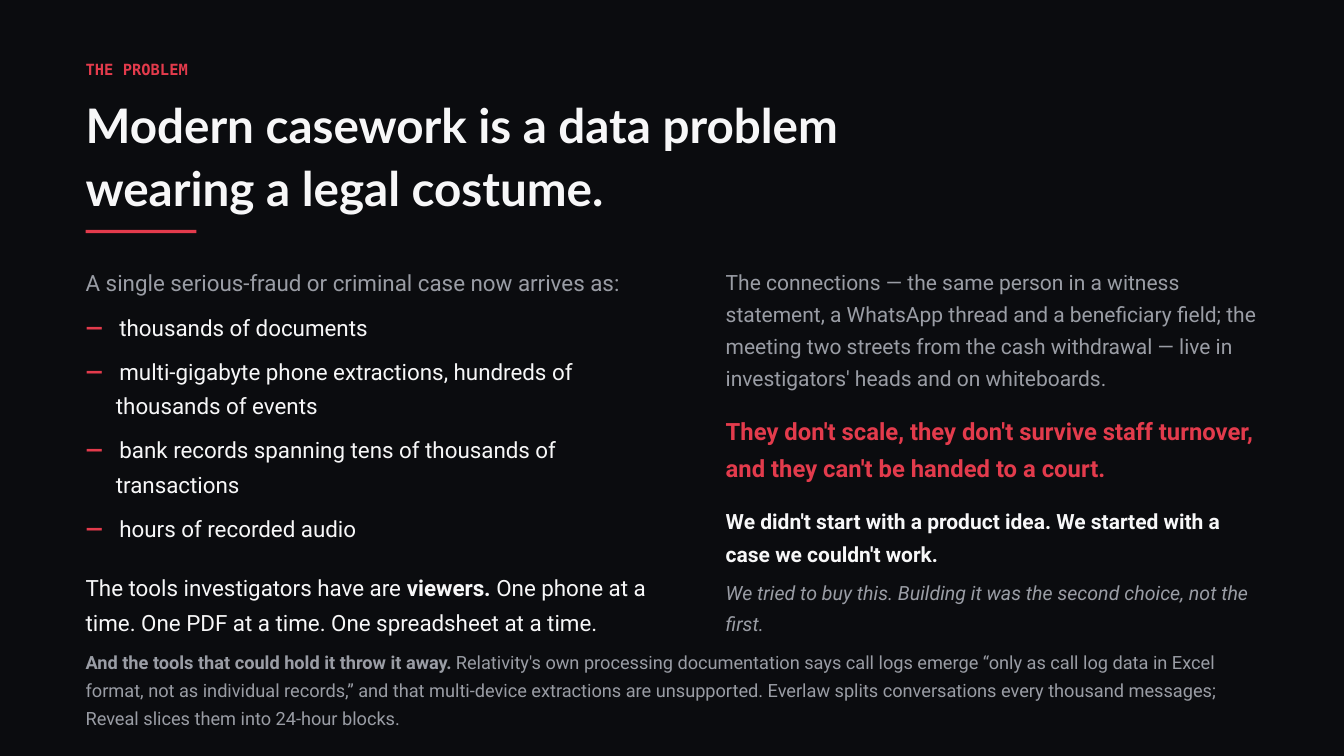
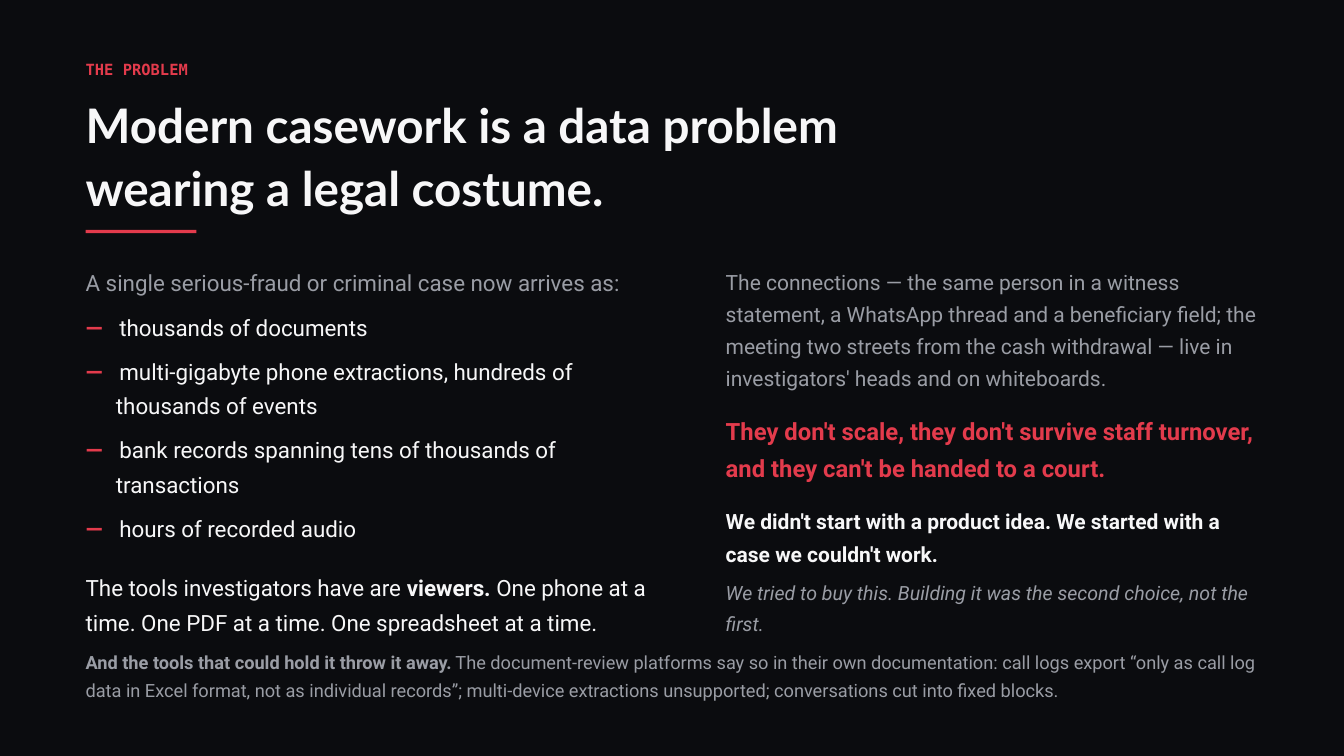
Before and after one commit to conorbowles51/owl-n4j, a slide deck: slide 2 of Loupe-NDRC-deck.pptx. Drawn at 1344x756 pixels with LibreOffice and Linux fonts; fonts in the diff are those of the drawing. Boxes give left, top, right and bottom in pixels: in the first picture for what was removed or moved away, otherwise in the second. Text is boxed around its words. In the diff, an @@ line names an element or a change of style, - is before the commit and + after.

```diff
--- a/Loupe-NDRC-deck.pptx
+++ b/Loupe-NDRC-deck.pptx
@@ text at (86,655,1255,701): text changed @@
-And the tools that could hold it throw it away. Relativity's own processing documentation says call logs emerge “only as call log data in Excel format, not as individual records,” and that multi-device extractions are unsupported. Everlaw splits conversations every thousand messages; Reveal slices them into 24-hour blocks.
+And the tools that could hold it throw it away. The document-review platforms say so in their own documentation: call logs export “only as call log data in Excel format, not as individual records”; multi-device extractions unsupported; conversations cut into fixed blocks.
```
Also in this commit, not shown: 4 other slides changed, 6 other files.
